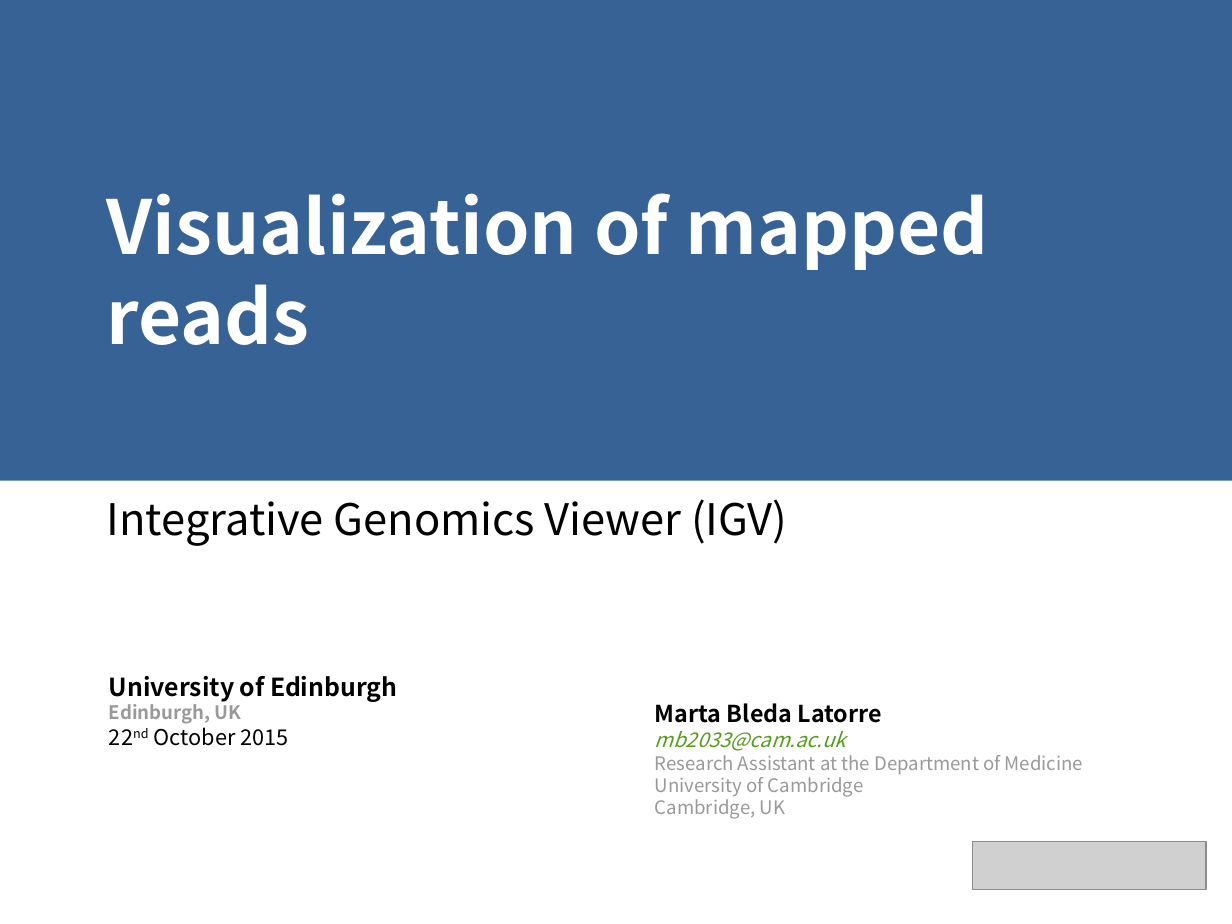
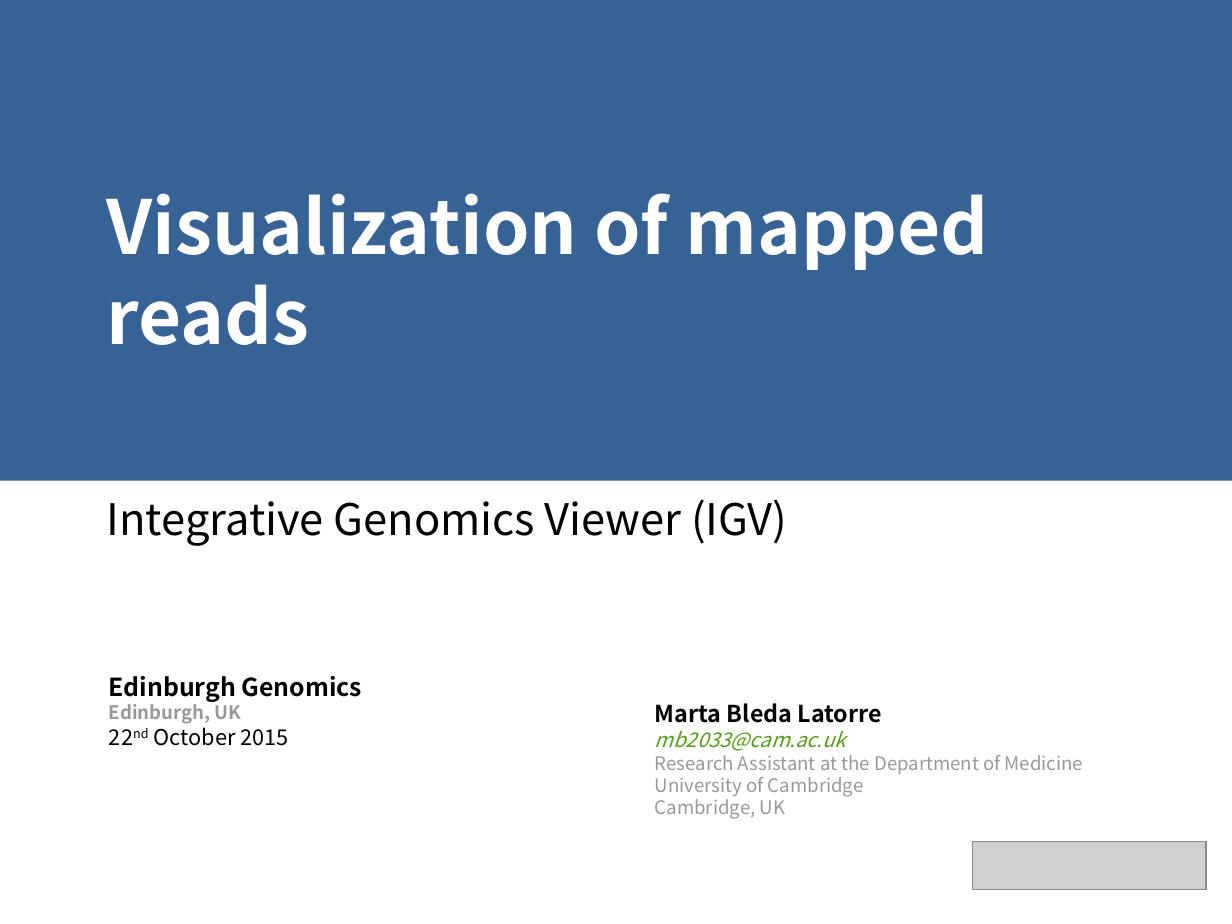
Before and after one commit to ngs-course/ngs-course.github.io, a slide deck: slide 1 of Course_Materials/visualization/presentation/2015-10-visualization_igv.odp. Drawn at 1232x924 pixels with LibreOffice and Linux fonts; fonts in the diff are those of the drawing; grey boxes stand for pictures. Boxes give left, top, right and bottom in pixels: in the first picture for what was removed or moved away, otherwise in the second. Text is boxed around its words. In the diff, an @@ line names an element or a change of style, - is before the commit and + after.

Commit message:
update visualization presentation

```diff
--- a/Course_Materials/visualization/presentation/2015-10-visualization_igv.odp
+++ b/Course_Materials/visualization/presentation/2015-10-visualization_igv.odp
@@ text at (x1=109, y1=676, x2=362, y2=702): text changed @@
-University of Edinburgh
+Edinburgh Genomics
```
Also in this commit, not shown: 1 other slide changed, 1 other file.
